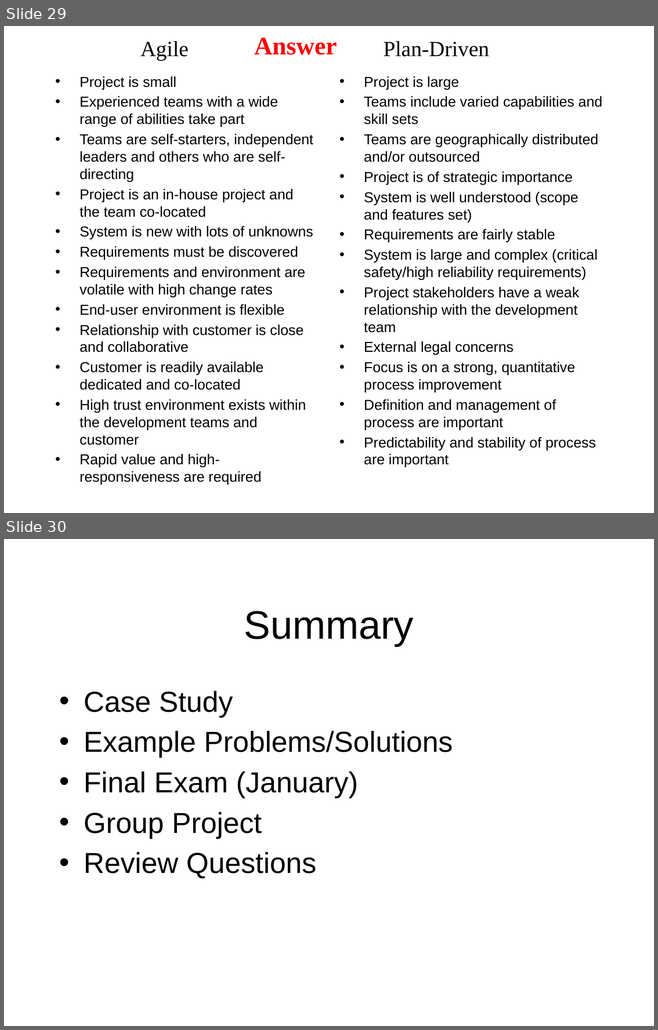
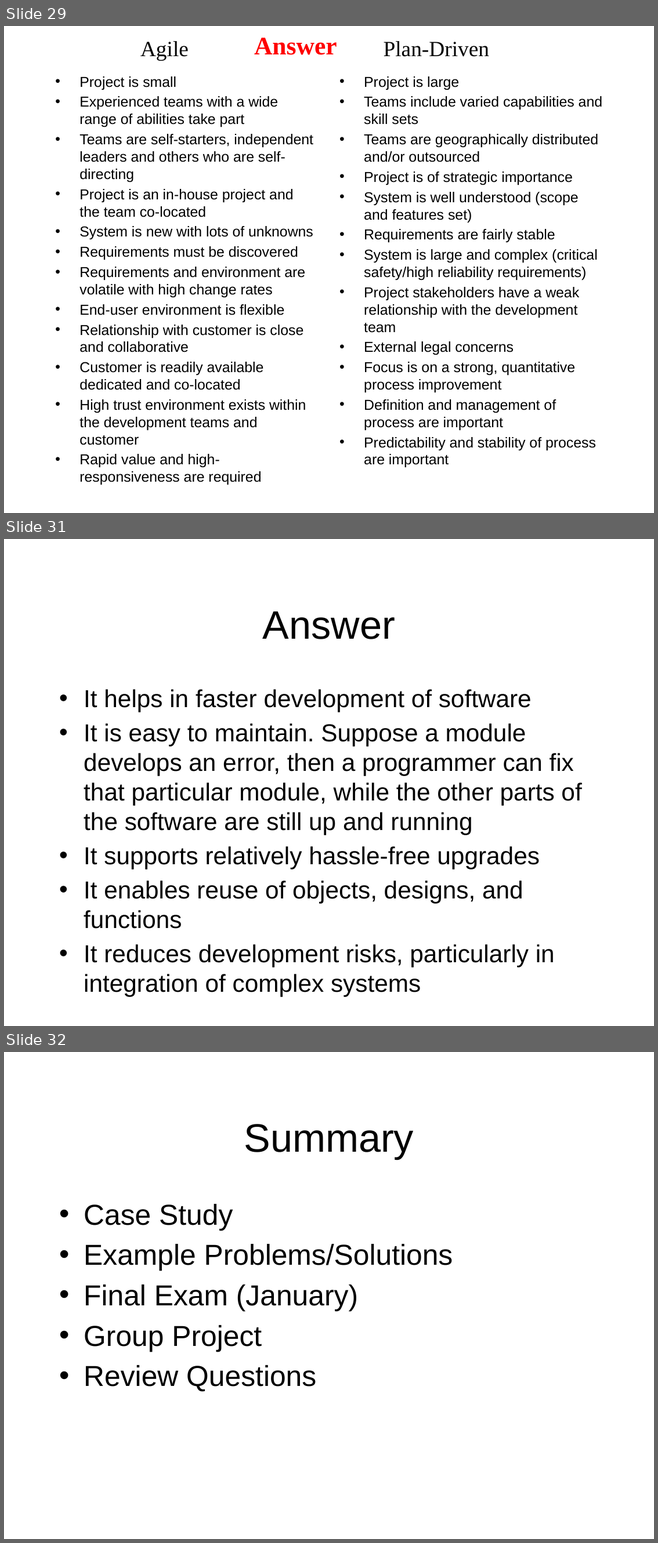
Before and after one commit to octaviordz/zjnu2017.github.io, a slide deck: OOAD/lectures/110--Revision.pptx. Shown one above the other, each under a label of ours: slides 29 and 30 before the commit, slides 29, 31 and 32 after it; the slides between them are not shown. The pictures are 658x1030 and 658x1543 pixels, drawn with LibreOffice and Linux fonts; fonts in the diff are those of the drawing. Boxes give left, top, right and bottom in pixels: in the first picture for what was removed or moved away, otherwise in the second. Text is boxed around its words. In the diff, an @@ line names an element or a change of style, - is before the commit and + after.

Commit message:
Update slides.

```diff
--- a/OOAD/lectures/110--Revision.pptx
+++ b/OOAD/lectures/110--Revision.pptx
@@ slide 31 added at box(4, 539, 654, 1026), background #FFFFFF @@
@@ title added at box(263, 611, 395, 639), 44 pt, text #000000 @@
+Answer
@@ text added at box(83, 689, 581, 997), 27.2 pt, text #000000 @@
+• It helps in faster development of software
+• It is easy to maintain. Suppose a module develops an error, then a programmer can fix that particular module, while the other parts of the software are still up and running
+• It supports relatively hassle-free upgrades
+• It enables reuse of objects, designs, and functions
+• It reduces development risks, particularly in integration of complex systems
@@ what was slide 30 is now slide 32 @@
```
Also in this commit, not shown: 3 other slides added.
